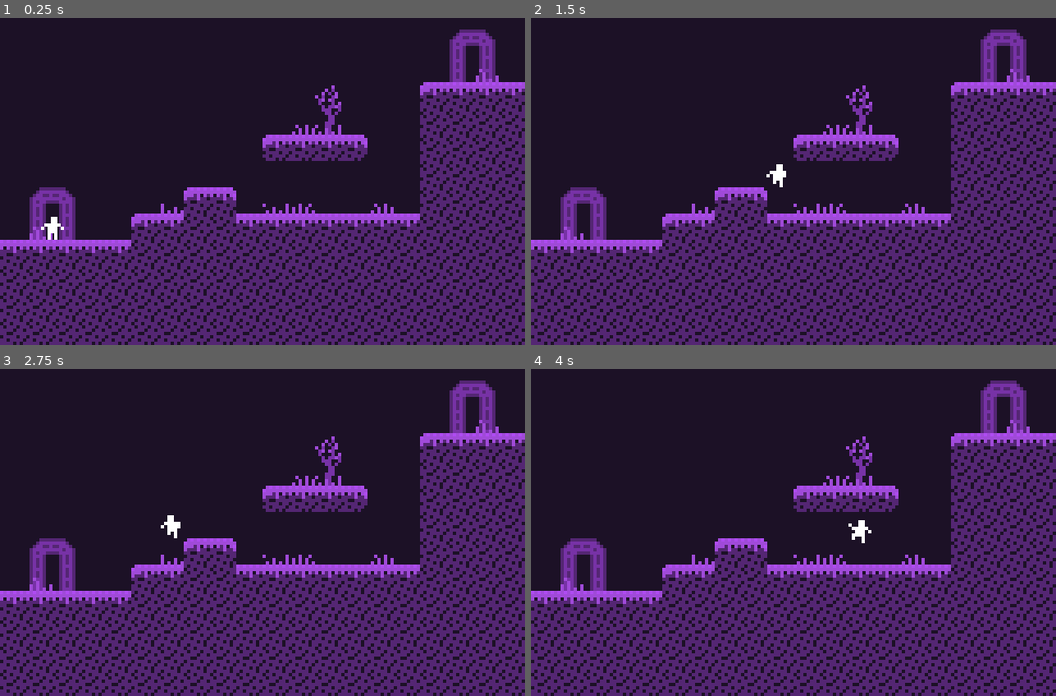
Above: before the commit, frames 1-4 (two rows, left to right).
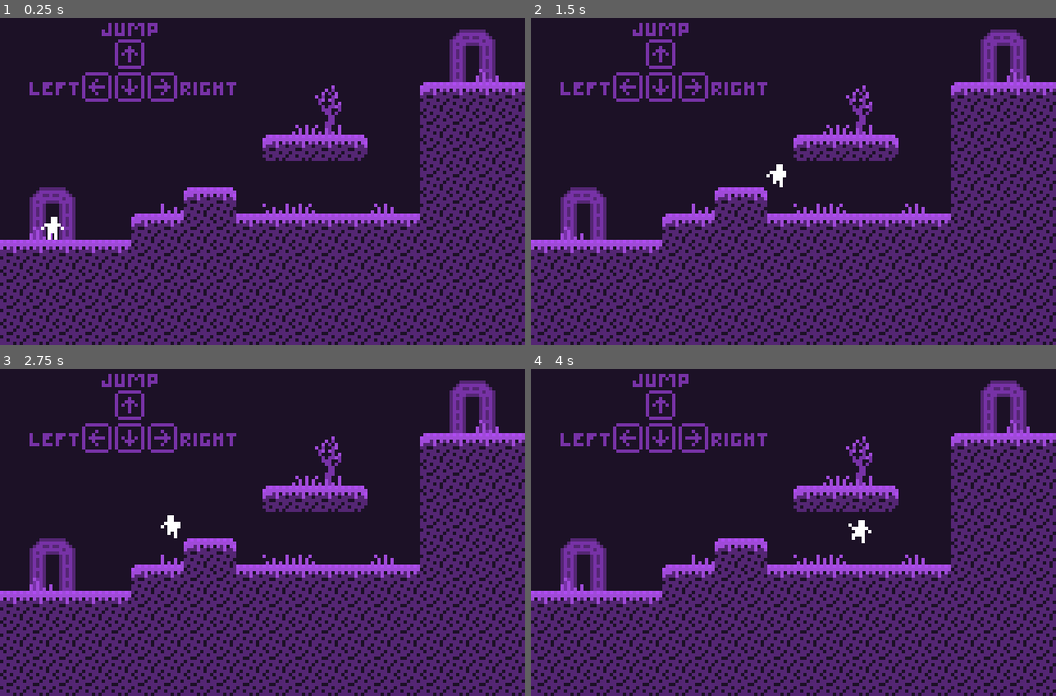
Above: after the commit, the same moments.

Repository: averyhiebert/gmtkjam2021
Game: Godot game, scene res://levels/main_levels/level1.tscn
The game is run twice, just before and just after one commit, with the same random seed, the same clock (stepped at 60 frames per second) and the same inputs.
Inputs:
- Up to frame 1 (0.25 s): no input
- Up to frame 2 (1.5 s): tap Enter at 0.5 s; hold Right (ui_right) from 0.53 s (still down); tap Up (ui_up) at 0.77 s
- Up to frame 3 (2.75 s): tap Up (ui_up) at 1.52 s; release Right (ui_right) at 2.03 s; hold Left (ui_left) from 2.03 s (still down)
- Up to frame 4 (4 s): release Left (ui_left) at 2.78 s; hold Right (ui_right) from 2.78 s (still down); tap Up (ui_up) at 3.02, 3.77 s

The runs differ from the first frame. In frame 1, 1.6% of the frame differs, in the area x 5-45%, y 1-26%; in frame 2, 1.6%; in frame 3, 1.6%; in frame 4, 1.6%.

Commit message:
Game is now winnable

Diff:
--- a/level_components/LevelExit.gd
+++ b/level_components/LevelExit.gd
@@ -1,6 +1,7 @@
 extends Area2D
 
 export(PackedScene) var target
+export(float) var delay = 0.7
 
 
 # Called when the node enters the scene tree for the first time.
@@ -13,5 +14,5 @@
 	body.exit_level()
 	$ExitSound.play()
 	# Wait 0.5 seconds before transitioning.
-	yield(get_tree().create_timer(0.7), "timeout")
+	yield(get_tree().create_timer(delay), "timeout")
 	get_tree().change_scene_to(target)
--- /dev/null
+++ b/level_components/global.gd
@@ -0,0 +1,23 @@
+extends Node
+
+
+var music_player
+
+# Called when the node enters the scene tree for the first time.
+func _ready():
+	music_player = AudioStreamPlayer.new()
+	music_player.stream = load("res://assets/audio/modified_crickets.wav")
+	music_player.volume_db = -80
+	add_child(music_player)
+
+	var tween = Tween.new()
+	tween.interpolate_property(music_player, "volume_db", -80, -20, 0.5, Tween.TRANS_LINEAR, Tween.EASE_IN)
+	add_child(tween)
+	tween.start()
+	music_player.play()
+	pass # Replace with function body.
+
+
+# Called every frame. 'delta' is the elapsed time since the previous frame.
+#func _process(delta):
+#	pass
--- a/level_components/main_tileset.tres
+++ b/level_components/main_tileset.tres
@@ -950,3 +950,31 @@
 9/shape_one_way_margin = 0.0
 9/shapes = [  ]
 9/z_index = 0
+10/name = "tileset.png 10"
+10/texture = ExtResource( 1 )
+10/tex_offset = Vector2( 0, 0 )
+10/modulate = Color( 1, 1, 1, 1 )
+10/region = Rect2( 0, 384, 256, 128 )
+10/tile_mode = 0
+10/occluder_offset = Vector2( 0, 0 )
+10/navigation_offset = Vector2( 0, 0 )
+10/shape_offset = Vector2( 0, 0 )
+10/shape_transform = Transform2D( 1, 0, 0, 1, 0, 0 )
+10/shape_one_way = false
+10/shape_one_way_margin = 0.0
+10/shapes = [  ]
+10/z_index = 0
+11/name = "tileset.png 11"
+11/texture = ExtResource( 1 )
+11/tex_offset = Vector2( 0, 0 )
+11/modulate = Color( 1, 1, 1, 1 )
+11/region = Rect2( 192, 320, 64, 32 )
+11/tile_mode = 0
+11/occluder_offset = Vector2( 0, 0 )
+11/navigation_offset = Vector2( 0, 0 )
+11/shape_offset = Vector2( 0, 0 )
+11/shape_transform = Transform2D( 1, 0, 0, 1, 0, 0 )
+11/shape_one_way = false
+11/shape_one_way_margin = 0.0
+11/shapes = [  ]
+11/z_index = 0
--- /dev/null
+++ b/level_components/player_animation.tres
@@ -0,0 +1,78 @@
+[gd_resource type="SpriteFrames" load_steps=15 format=2]
+
+[ext_resource path="res://assets/player_spritesheet.png" type="Texture" id=1]
+
+[sub_resource type="AtlasTexture" id=1]
+atlas = ExtResource( 1 )
+region = Rect2( 108, 0, 36, 40 )
+
+[sub_resource type="AtlasTexture" id=2]
+atlas = ExtResource( 1 )
+region = Rect2( 144, 0, 36, 40 )
+
+[sub_resource type="AtlasTexture" id=3]
+atlas = ExtResource( 1 )
+region = Rect2( 180, 0, 36, 40 )
+
+[sub_resource type="AtlasTexture" id=4]
+atlas = ExtResource( 1 )
+region = Rect2( 216, 0, 36, 40 )
+
+[sub_resource type="AtlasTexture" id=5]
+atlas = ExtResource( 1 )
+region = Rect2( 36, 0, 36, 40 )
+
+[sub_resource type="AtlasTexture" id=6]
+atlas = ExtResource( 1 )
+region = Rect2( 72, 0, 36, 40 )
+
+[sub_resource type="AtlasTexture" id=7]
+atlas = ExtResource( 1 )
+region = Rect2( 0, 0, 36, 40 )
+
+[sub_resource type="AtlasTexture" id=8]
+atlas = ExtResource( 1 )
+region = Rect2( 252, 0, 36, 40 )
+
+[sub_resource type="AtlasTexture" id=9]
+atlas = ExtResource( 1 )
+region = Rect2( 288, 0, 36, 40 )
+
+[sub_resource type="AtlasTexture" id=10]
+atlas = ExtResource( 1 )
+region = Rect2( 324, 0, 36, 40 )
+
+[sub_resource type="AtlasTexture" id=11]
+atlas = ExtResource( 1 )
+region = Rect2( 360, 0, 36, 40 )
+
+[sub_resource type="AtlasTexture" id=12]
+atlas = ExtResource( 1 )
+region = Rect2( 396, 0, 36, 40 )
+
+[sub_resource type="AtlasTexture" id=13]
+atlas = ExtResource( 1 )
+region = Rect2( 432, 0, 36, 40 )
+
+[resource]
+animations = [ {
+"frames": [ SubResource( 1 ), SubResource( 2 ), SubResource( 3 ), SubResource( 4 ) ],
+"loop": true,
+"name": "flailing",
+"speed": 10.0
+}, {
+"frames": [ SubResource( 5 ), SubResource( 6 ) ],
+"loop": true,
+"name": "run_right",
+"speed": 8.0
+}, {
+"frames": [ SubResource( 7 ) ],
+"loop": true,
+"name": "standing",
+"speed": 5.0
+}, {
+"frames": [ SubResource( 8 ), SubResource( 9 ), SubResource( 10 ), SubResource( 11 ), SubResource( 12 ), SubResource( 13 ) ],
+"loop": false,
+"name": "death",
+"speed": 12.0
+} ]
--- a/level_components/player_sprite.gd
+++ b/level_components/player_sprite.gd
@@ -8,7 +8,7 @@
 const JUMP_TIMEOUT = 300
 # Bump sound effect stuff
 const BUMP_THRESHOLD = 100
-const BUMP_TIMEOUT = 500
+const BUMP_TIMEOUT = 250
 
 var velocity = Vector2(0,0)
 
--- a/level_components/player_sprite.tscn
+++ b/level_components/player_sprite.tscn
@@ -1,92 +1,17 @@
-[gd_scene load_steps=20 format=2]
+[gd_scene load_steps=6 format=2]
 
 [ext_resource path="res://assets/audio/decent_jump.wav" type="AudioStream" id=1]
 [ext_resource path="res://level_components/player_sprite.gd" type="Script" id=2]
-[ext_resource path="res://assets/player_spritesheet.png" type="Texture" id=3]
+[ext_resource path="res://level_components/player_animation.tres" type="SpriteFrames" id=3]
 [ext_resource path="res://assets/audio/spiked.wav" type="AudioStream" id=4]
 [ext_resource path="res://assets/audio/bumped.wav" type="AudioStream" id=5]
-
-[sub_resource type="AtlasTexture" id=1]
-atlas = ExtResource( 3 )
-region = Rect2( 108, 0, 36, 40 )
-
-[sub_resource type="AtlasTexture" id=2]
-atlas = ExtResource( 3 )
-region = Rect2( 144, 0, 36, 40 )
-
-[sub_resource type="AtlasTexture" id=3]
-atlas = ExtResource( 3 )
-region = Rect2( 180, 0, 36, 40 )
-
-[sub_resource type="AtlasTexture" id=4]
-atlas = ExtResource( 3 )
-region = Rect2( 216, 0, 36, 40 )
-
-[sub_resource type="AtlasTexture" id=5]
-atlas = ExtResource( 3 )
-region = Rect2( 36, 0, 36, 40 )
-
-[sub_resource type="AtlasTexture" id=6]
-atlas = ExtResource( 3 )
-region = Rect2( 72, 0, 36, 40 )
-
-[sub_resource type="AtlasTexture" id=7]
-atlas = ExtResource( 3 )
-region = Rect2( 0, 0, 36, 40 )
-
-[sub_resource type="AtlasTexture" id=8]
-atlas = ExtResource( 3 )
-region = Rect2( 252, 0, 36, 40 )
-
-[sub_resource type="AtlasTexture" id=9]
-atlas = ExtResource( 3 )
-region = Rect2( 288, 0, 36, 40 )
-
-[sub_resource type="AtlasTexture" id=10]
-atlas = ExtResource( 3 )
-region = Rect2( 324, 0, 36, 40 )
-
-[sub_resource type="AtlasTexture" id=11]
-atlas = ExtResource( 3 )
-region = Rect2( 360, 0, 36, 40 )
-
-[sub_resource type="AtlasTexture" id=12]
-atlas = ExtResource( 3 )
-region = Rect2( 396, 0, 36, 40 )
-
-[sub_resource type="AtlasTexture" id=13]
-atlas = ExtResource( 3 )
-region = Rect2( 432, 0, 36, 40 )
-
-[sub_resource type="SpriteFrames" id=14]
-animations = [ {
-"frames": [ SubResource( 1 ), SubResource( 2 ), SubResource( 3 ), SubResource( 4 ) ],
-"loop": true,
-"name": "flailing",
-"speed": 10.0
-}, {
-"frames": [ SubResource( 5 ), SubResource( 6 ) ],
-"loop": true,
-"name": "run_right",
-"speed": 8.0
-}, {
-"frames": [ SubResource( 7 ) ],
-"loop": true,
-"name": "standing",
-"speed": 5.0
-}, {
-"frames": [ SubResource( 8 ), SubResource( 9 ), SubResource( 10 ), SubResource( 11 ), SubResource( 12 ), SubResource( 13 ) ],
-"loop": false,
-"name": "death",
-"speed": 12.0
-} ]
 
 [node name="KinematicBody2D" type="KinematicBody2D"]
 collision_mask = 6
 script = ExtResource( 2 )
 
 [node name="AnimatedSprite" type="AnimatedSprite" parent="."]
-frames = SubResource( 14 )
+frames = ExtResource( 3 )
 animation = "standing"
 playing = true
 
--- /dev/null
+++ b/levels/end_card.tscn
@@ -0,0 +1,17 @@
+[gd_scene load_steps=4 format=2]
+
+[ext_resource path="res://level_components/StandardTilemap.tscn" type="PackedScene" id=1]
+[ext_resource path="res://level_components/BackgroundRect.tscn" type="PackedScene" id=2]
+[ext_resource path="res://level_components/player_animation.tres" type="SpriteFrames" id=3]
+
+[node name="Node2D" type="Node2D"]
+
+[node name="ColorRect" parent="." instance=ExtResource( 2 )]
+
+[node name="MainTilemap" parent="." instance=ExtResource( 1 )]
+tile_data = PoolIntArray( 131081, 11, 0, 262151, 4, 2, 262155, 8, 0, 327686, 7, 4, 327689, 6, 0, 327690, 6, 2, 327691, 6, 65537, 393220, 7, 3, 393221, 7, 5, 393223, 1, 0, 393224, 1, 1, 393225, 1, 1, 393226, 1, 1, 393227, 1, 1, 393228, 1, 1, 393229, 1, 2, 458758, 1, 0, 458759, 1, 65540, 458760, 1, 65537, 458761, 1, 65537, 458762, 1, 65537, 458763, 1, 65537, 458764, 1, 65537, 458765, 1, 0, 458766, 1, 196610, 524292, 1, 0, 524293, 1, 1, 524294, 1, 65540, 524295, 1, 65537, 524296, 1, 65537, 524297, 1, 65537, 524298, 1, 65537, 524299, 1, 65537, 524300, 1, 131076, 524301, 1, 131074, 589828, 1, 131072, 589829, 1, 196612, 589830, 1, 131076, 589831, 1, 131073, 589832, 1, 196612, 589833, 1, 65537, 589834, 1, 65537, 589835, 1, 131076, 589836, 1, 131074, 655365, 1, 131072, 655366, 1, 131074, 655368, 1, 131072, 655369, 1, 131073, 655370, 1, 131073, 655371, 1, 131074 )
+
+[node name="AnimatedSprite" type="AnimatedSprite" parent="."]
+position = Vector2( 288, 176 )
+frames = ExtResource( 3 )
+animation = "standing"
--- a/levels/main_levels/level1.tscn
+++ b/levels/main_levels/level1.tscn
@@ -11,7 +11,7 @@
 [node name="ColorRect" parent="." instance=ExtResource( 4 )]
 
 [node name="MainTilemap" parent="." instance=ExtResource( 1 )]
-tile_data = PoolIntArray( -65516, 1, 0, -65515, 1, 2, 65535, …(69 unchanged characters)…  65557, 1, 65538, 196607, 1, 65539, 131092, 1, 65536, 131093, 1, 65538, 262143,  …(3350 unchanged characters)…
+tile_data = PoolIntArray( -65516, 1, 0, -65515, 1, 2, 65535, …(69 unchanged characters)…  65557, 1, 65538, 196607, 1, 65539, 131073, 10, 0, 131092, 1, 65536, 131093, 1, 65538, 262143,  …(3350 unchanged characters)…
 
 [node name="KinematicBody2D" parent="." instance=ExtResource( 3 )]
 position = Vector2( 64, 336 )
--- a/levels/main_levels/level10.tscn
+++ b/levels/main_levels/level10.tscn
@@ -7,6 +7,8 @@
 [ext_resource path="res://level_components/MovingPlatform.gd" type="Script" id=5]
 [ext_resource path="res://level_components/PlatformTilemap.tscn" type="PackedScene" id=6]
 [ext_resource path="res://level_components/DeathZone.tscn" type="PackedScene" id=7]
+[ext_resource path="res://level_components/LevelExit.tscn" type="PackedScene" id=8]
+[ext_resource path="res://levels/end_card.tscn" type="PackedScene" id=9]
 
 [sub_resource type="RectangleShape2D" id=1]
 extents = Vector2( 402, 186 )
@@ -75,7 +77,12 @@
 [node name="CollisionPolygon2D2" type="CollisionPolygon2D" parent="MovingPlatform2/DeathZone"]
 polygon = PoolVector2Array( -112, -120, -80, -120, -80, -152, -48, -152, -48, -144, -48, -112, -112, -112 )
 
+[node name="LevelExit" parent="MovingPlatform2" instance=ExtResource( 8 )]
+position = Vector2( 48, -304 )
+target = ExtResource( 9 )
+delay = 2.0
+
 [node name="KinematicBody2D" parent="." instance=ExtResource( 3 )]
 position = Vector2( 64, 432 )
+[connection signal="moved" from="KinematicBody2D" to="MovingPlatform2" method="_on_KinematicBody2D_moved"]
 [connection signal="moved" from="KinematicBody2D" to="MovingPlatform" method="_on_KinematicBody2D_moved"]
-[connection signal="moved" from="KinematicBody2D" to="MovingPlatform2" method="_on_KinematicBody2D_moved"]
--- a/project.godot
+++ b/project.godot
@@ -30,6 +30,10 @@
 run/main_scene="res://levels/main_levels/level1.tscn"
 config/icon="res://icon.png"
 
+[autoload]
+
+Global="*res://level_components/global.gd"
+
 [display]
 
 window/size/width=640
Not shown, added: assets/audio/modified_crickets.wav.import
Binary file added: assets/particle.aseprite
Binary file added: assets/particle.png
Not shown, added: assets/particle.png.import
Binary file changed: assets/tileset.aseprite
Binary file changed: assets/tileset.png
Not shown: 1 places in levels/main_levels/level10.tscn that only renumber resources
Not shown: 1 places in levels/main_levels/level9.tscn that only renumber resources
Not shown, added: assets/audio/crickets.aiff
Not shown, added: assets/audio/modified_crickets.wav
Not shown, added: assets/audio/notes.md
